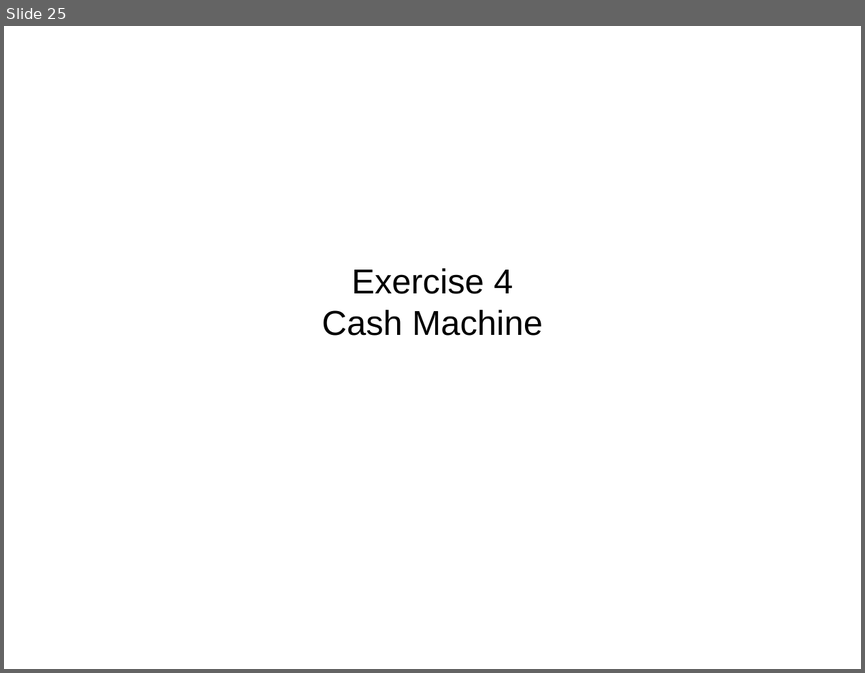
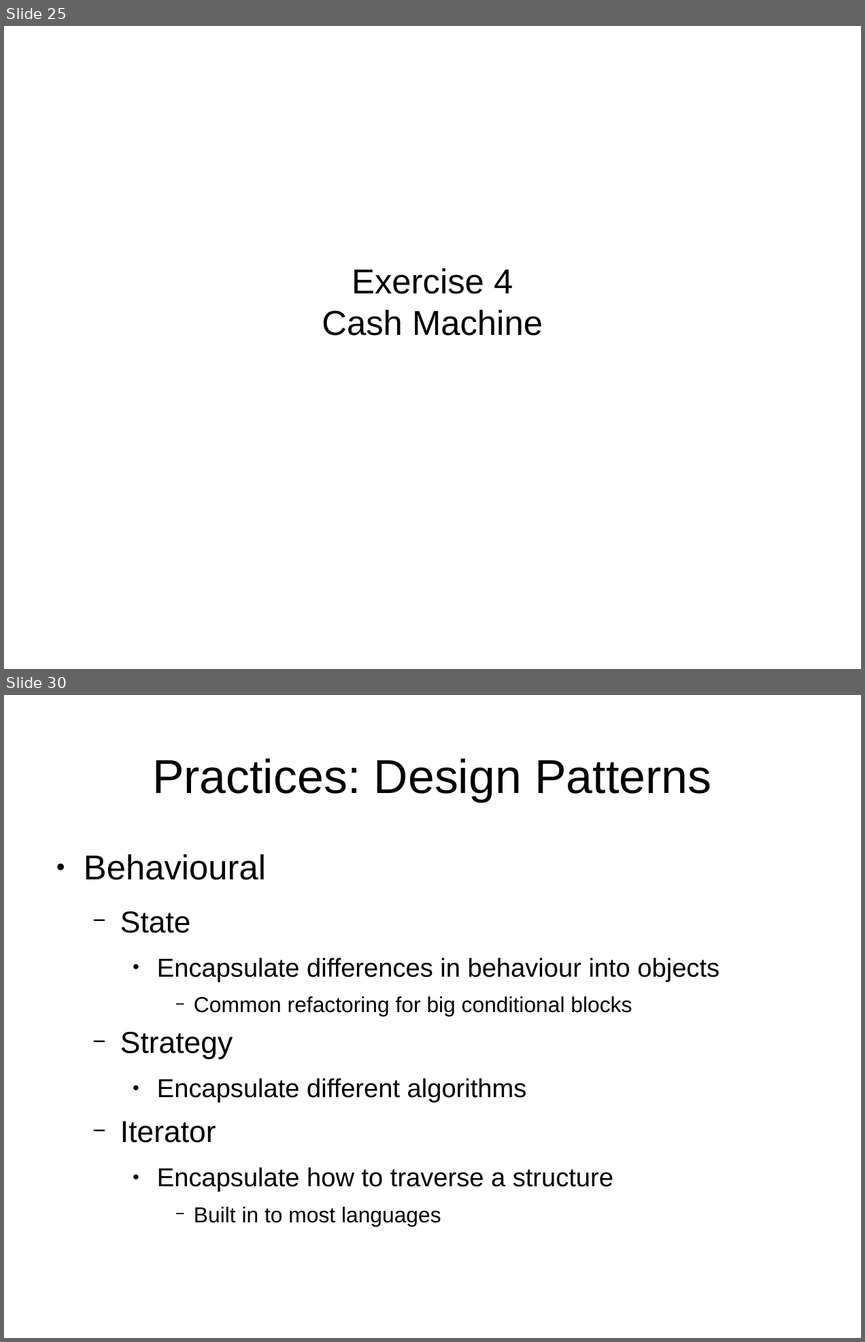
Before and after one commit to tonybaines/oo-design-principles, a slide deck: OO Design Workshop.odp. Shown one above the other, each under a label of ours: slide 25 before the commit, slides 25 and 30 after it; the slides between them are not shown. The pictures are 865x673 and 865x1342 pixels, drawn with LibreOffice and Linux fonts; fonts in the diff are those of the drawing. Boxes give left, top, right and bottom in pixels: in the first picture for what was removed or moved away, otherwise in the second. Text is boxed around its words. In the diff, an @@ line names an element or a change of style, - is before the commit and + after.

```diff
--- a/OO Design Workshop.odp
+++ b/OO Design Workshop.odp
@@ slide 30 added at [4, 695, 861, 1338], background #FFFFFF @@
@@ title added at [152, 758, 711, 802], 44 pt, text #000000 @@
+Practices: Design Patterns
@@ text added at [84, 854, 719, 1226], 24 pt, text #000000 @@
+● Behavioural
+  − State
+    ● Encapsulate differences in behaviour into objects
+      − Common refactoring for big conditional blocks
+  − Strategy
+    ● Encapsulate different algorithms
+  − Iterator
+    ● Encapsulate how to traverse a structure
+      − Built in to most languages
```
Also in this commit, not shown: 1 slide changed, 13 other slides added.
